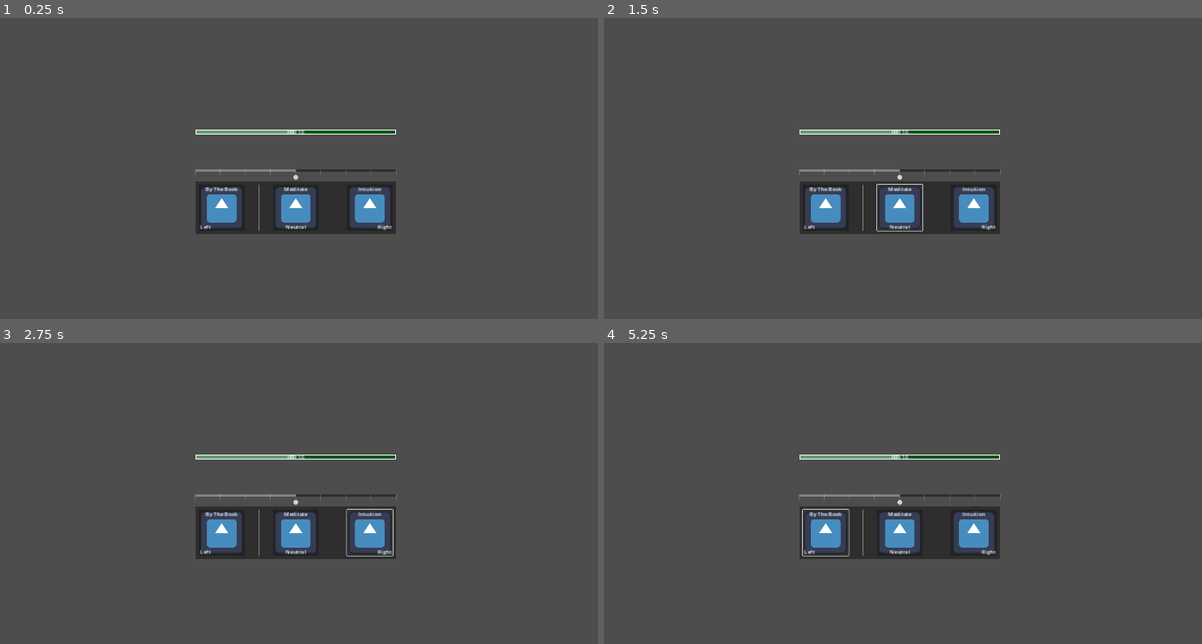
Above: before the commit, frames 1-4 (two rows, left to right).
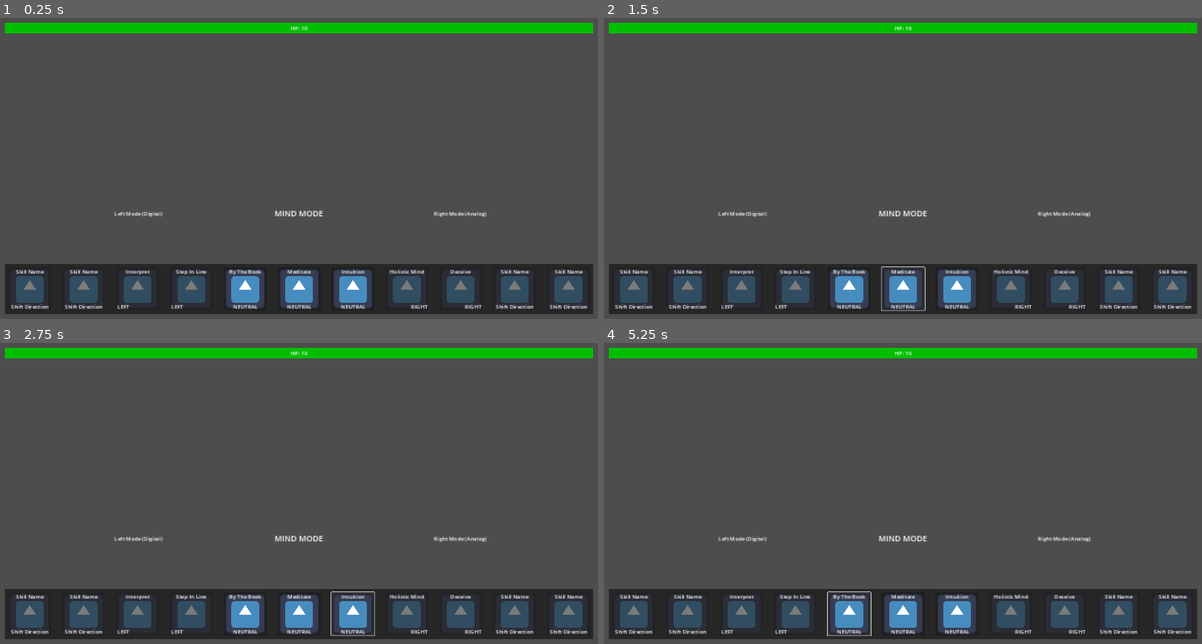
Above: after the commit, the same moments.

Repository: parallax-rat/Brainwave
Game: Godot game, scene res://Scenes/combat_test.tscn
The game is run twice, just before and just after one commit, with the same random seed, the same clock (stepped at 60 frames per second) and the same inputs. The engine's default icon, where the game draws it, is replaced by a stand-in: a white triangle on a blue panel in a dark square.
Inputs:
- Up to frame 1 (0.25 s): no input
- Up to frame 2 (1.5 s): click "By The Book" at 0.5 s; click "Meditate" at 1.25 s
- Up to frame 3 (2.75 s): click "Intuition" at 2 s
- Up to frame 4 (5.25 s): click "By The Book" at 2.75 s; click "Meditate" at 3.5 s; click "Intuition" at 4.25 s; click "By The Book" at 5 s

The runs differ from the first frame. In frame 1, 24% of the frame differs, in the area x 0-100%, y 1-99%; in frame 2, 24%; in frame 3, 24%; in frame 4, 24%.
Error before the commit: Parse Error: Expected indented block after function declaration. (res://Scripts/game.gd:8)

Commit message:
action bar prototype
expanded action bar to display all skills, converted left/right mode progress into their own bars, created linked node connections for disabling/enabling

Diff:
--- /dev/null
+++ b/Resources/Skills/Left/Interpret.tres
@@ -0,0 +1,14 @@
+[gd_resource type="Resource" script_class="Skill" load_steps=2 format=3 uid="uid://dhs5yjl57b5oe"]
+
+[ext_resource type="Script" path="res://Scripts/skill_resource.gd" id="1_cmohw"]
+
+[resource]
+script = ExtResource("1_cmohw")
+skill_name = "Interpret"
+description = ""
+bonus_effect = "For each skipped enemy turn, increase Logic Paradox's next damage dealt."
+skill_type = 0
+damage = 2
+healing = 0
+multiplier = 1.0
+linked_skills = Array[ExtResource("1_cmohw")]([])
--- a/Resources/Skills/Left/Step in Line.tres
+++ b/Resources/Skills/Left/Step in Line.tres
@@ -8,7 +8,7 @@
 description = ""
 bonus_effect = "If enemy has a debuff, add +1 to its duration, and skip their turn."
 skill_type = 0
-shift_value = 0
+shift_direction = 0
 damage = 1
 healing = 0
 multiplier = 0.0
--- a/Resources/Skills/Neutral/n_By The Book.tres
+++ b/Resources/Skills/Neutral/By The Book.tres
@@ -8,7 +8,6 @@
 description = "Utilize your left mode. Protects you from enemy debuffs for 1 turn."
 bonus_effect = "Reflect enemy debuffs back toward them for the next 2 turns."
 skill_type = 1
-shift_direction = 0
 damage = 1
 healing = 0
 multiplier = 0.0
--- a/Resources/Skills/Neutral/n_Intuition.tres
+++ b/Resources/Skills/Neutral/Intuition.tres
@@ -8,7 +8,6 @@
 description = "Utilize your right mode. Prevents the enemy from being buffed for 1 turn."
 bonus_effect = "Steal enemy buffs for the next 2 turns."
 skill_type = 1
-shift_direction = 2
 damage = 1
 healing = 0
 multiplier = 0.0
--- /dev/null
+++ b/Resources/Skills/Right/Deceive.tres
@@ -0,0 +1,14 @@
+[gd_resource type="Resource" script_class="Skill" load_steps=2 format=3 uid="uid://bsdmja76utqxs"]
+
+[ext_resource type="Script" path="res://Scripts/skill_resource.gd" id="1_uxtqk"]
+
+[resource]
+script = ExtResource("1_uxtqk")
+skill_name = "Deceive"
+description = ""
+bonus_effect = "For each buff expired, increase stats by x for 1 turn."
+skill_type = 2
+damage = 2
+healing = 0
+multiplier = 1.0
+linked_skills = Array[ExtResource("1_uxtqk")]([])
--- /dev/null
+++ b/Resources/Skills/Right/Holistic Mind.tres
@@ -0,0 +1,15 @@
+[gd_resource type="Resource" script_class="Skill" load_steps=2 format=3 uid="uid://pp2hhl653lk1"]
+
+[ext_resource type="Script" path="res://Scripts/skill_resource.gd" id="1_tyvoe"]
+
+[resource]
+script = ExtResource("1_tyvoe")
+skill_name = "Holistic Mind"
+description = ""
+bonus_effect = "Increase buff status +1 turn"
+skill_type = 2
+shift_direction = 2
+damage = 1
+healing = 0
+multiplier = 1.0
+linked_skills = Array[ExtResource("1_tyvoe")]([])
--- a/Scenes/combat_test.tscn
+++ b/Scenes/combat_test.tscn
@@ -1,11 +1,15 @@
-[gd_scene load_steps=8 format=3 uid="uid://dgotg08v1neoe"]
+[gd_scene load_steps=17 format=3 uid="uid://dgotg08v1neoe"]
 
 [ext_resource type="Script" path="res://Scripts/game.gd" id="1_4yies"]
 [ext_resource type="Script" path="res://Scripts/player.gd" id="1_xuo7j"]
 [ext_resource type="PackedScene" uid="uid://7f812eakfokw" path="res://Scenes/skill_button.tscn" id="2_2yfi3"]
-[ext_resource type="Resource" uid="uid://b1rnhk2ui35hv" path="res://Resources/Skills/Neutral/n_By The Book.tres" id="3_q53be"]
-[ext_resource type="Resource" uid="uid://b5ckt4v7cid7j" path="res://Resources/Skills/Neutral/n_Meditate.tres" id="4_6bex3"]
-[ext_resource type="Resource" uid="uid://6u412qjwgcux" path="res://Resources/Skills/Neutral/n_Intuition.tres" id="5_78e0a"]
+[ext_resource type="Resource" uid="uid://dhs5yjl57b5oe" path="res://Resources/Skills/Left/Interpret.tres" id="4_gojse"]
+[ext_resource type="Resource" uid="uid://b1rnhk2ui35hv" path="res://Resources/Skills/Neutral/By The Book.tres" id="4_syuua"]
+[ext_resource type="Resource" uid="uid://c4ydkggb4vvjt" path="res://Resources/Skills/Left/Step in Line.tres" id="4_tmc7s"]
+[ext_resource type="Resource" uid="uid://b5ckt4v7cid7j" path="res://Resources/Skills/Neutral/Meditate.tres" id="5_wwlx2"]
+[ext_resource type="Resource" uid="uid://6u412qjwgcux" path="res://Resources/Skills/Neutral/Intuition.tres" id="6_ni2hc"]
+[ext_resource type="Resource" uid="uid://pp2hhl653lk1" path="res://Resources/Skills/Right/Holistic Mind.tres" id="8_yrrqf"]
+[ext_resource type="Resource" uid="uid://bsdmja76utqxs" path="res://Resources/Skills/Right/Deceive.tres" id="10_rh13u"]
 
 [sub_resource type="StyleBoxFlat" id="StyleBoxFlat_7mom1"]
 content_margin_left = 2.0
@@ -13,19 +17,30 @@
 content_margin_right = 2.0
 content_margin_bottom = 2.0
 bg_color = Color(0, 0.345098, 0.0980392, 1)
-border_width_left = 2
-border_width_top = 2
-border_width_right = 2
-border_width_bottom = 2
-border_color = Color(1, 1, 1, 1)
+
+[sub_resource type="StyleBoxFlat" id="StyleBoxFlat_tbkbm"]
+bg_color = Color(0, 0.74902, 0, 1)
+
+[sub_resource type="StyleBoxFlat" id="StyleBoxFlat_gikty"]
+draw_center = false
+
+[sub_resource type="StyleBoxFlat" id="StyleBoxFlat_7vqtm"]
+bg_color = Color(0.996078, 0.435294, 1, 0.372549)
+
+[sub_resource type="StyleBoxFlat" id="StyleBoxFlat_nomib"]
+bg_color = Color(1, 0.768627, 0.419608, 0.372549)
+
+[sub_resource type="StyleBoxFlat" id="StyleBoxFlat_7ktma"]
+bg_color = Color(0.152941, 0.152941, 0.152941, 1)
 
 [node name="CombatTest" type="Node2D"]
 script = ExtResource("1_4yies")
-player = null
-
-[node name="Player" type="Node" parent="."]
+
+[node name="Player" type="Node" parent="." node_paths=PackedStringArray("healthBar")]
 script = ExtResource("1_xuo7j")
 health = 10
+healthBar = NodePath("../GUI/CenterContainer/PlayerHealthBar")
+brain_wave = 4
 
 [node name="GUI" type="Control" parent="."]
 layout_mode = 3
@@ -37,36 +52,29 @@
 grow_horizontal = 2
 grow_vertical = 2
 
-[node name="MarginContainer" type="MarginContainer" parent="GUI"]
+[node name="CenterContainer" type="MarginContainer" parent="GUI"]
 layout_mode = 1
 anchors_preset = 15
 anchor_right = 1.0
 anchor_bottom = 1.0
-grow_horizontal = 2
-grow_vertical = 2
-theme_override_constants/margin_left = 300
-theme_override_constants/margin_top = 300
-theme_override_constants/margin_right = 300
-theme_override_constants/margin_bottom = 300
-
-[node name="VBoxContainer2" type="VBoxContainer" parent="GUI/MarginContainer"]
-layout_mode = 2
-size_flags_horizontal = 4
-size_flags_vertical = 4
-theme_override_constants/separation = 100
-alignment = 1
-
-[node name="HealthBar" type="ProgressBar" parent="GUI/MarginContainer/VBoxContainer2"]
-custom_minimum_size = Vector2(0, 14)
-layout_mode = 2
-size_flags_vertical = 3
+offset_left = 224.0
+offset_top = 64.0
+offset_right = -204.0
+offset_bottom = -144.0
+grow_horizontal = 2
+grow_vertical = 2
+
+[node name="PlayerHealthBar" type="ProgressBar" parent="GUI/CenterContainer"]
+custom_minimum_size = Vector2(0, 32)
+layout_mode = 2
 theme_override_styles/background = SubResource("StyleBoxFlat_7mom1")
+theme_override_styles/fill = SubResource("StyleBoxFlat_tbkbm")
 max_value = 10.0
 step = 1.0
-value = 5.0
+value = 10.0
 show_percentage = false
 
-[node name="HBoxContainer" type="HBoxContainer" parent="GUI/MarginContainer/VBoxContainer2/HealthBar"]
+[node name="HBoxContainer" type="HBoxContainer" parent="GUI/CenterContainer/PlayerHealthBar"]
 layout_mode = 1
 anchors_preset = 8
 anchor_left = 0.5
@@ -81,7 +89,7 @@
 grow_vertical = 2
 alignment = 1
 
-[node name="Label" type="Label" parent="GUI/MarginContainer/VBoxContainer2/HealthBar/HBoxContainer"]
+[node name="Label" type="Label" parent="GUI/CenterContainer/PlayerHealthBar/HBoxContainer"]
 layout_mode = 2
 size_flags_horizontal = 4
 text = "HP:
@@ -89,70 +97,227 @@
 horizontal_alignment = 1
 vertical_alignment = 1
 
-[node name="Label2" type="Label" parent="GUI/MarginContainer/VBoxContainer2/HealthBar/HBoxContainer"]
+[node name="Label2" type="Label" parent="GUI/CenterContainer/PlayerHealthBar/HBoxContainer"]
 layout_mode = 2
 size_flags_horizontal = 4
 text = "10"
 horizontal_alignment = 1
 vertical_alignment = 1
 
-[node name="VBoxContainer" type="VBoxContainer" parent="GUI/MarginContainer/VBoxContainer2"]
-layout_mode = 2
-size_flags_horizontal = 4
+[node name="VBoxContainer" type="VBoxContainer" parent="GUI/CenterContainer"]
+layout_mode = 2
+size_flags_vertical = 8
+theme_override_constants/separation = 0
+alignment = 1
+
+[node name="HBoxContainer" type="HBoxContainer" parent="GUI/CenterContainer/VBoxContainer"]
+custom_minimum_size = Vector2(0, 300)
+layout_mode = 2
+theme_override_constants/separation = 0
+
+[node name="LeftProgressBar" type="ProgressBar" parent="GUI/CenterContainer/VBoxContainer/HBoxContainer"]
+layout_mode = 2
+size_flags_horizontal = 3
+size_flags_vertical = 3
+theme_override_styles/background = SubResource("StyleBoxFlat_gikty")
+theme_override_styles/fill = SubResource("StyleBoxFlat_7vqtm")
+max_value = 4.0
+step = 1.0
+fill_mode = 3
+show_percentage = false
+
+[node name="Label" type="Label" parent="GUI/CenterContainer/VBoxContainer/HBoxContainer/LeftProgressBar"]
+layout_mode = 1
+anchors_preset = 14
+anchor_top = 0.5
+anchor_right = 1.0
+anchor_bottom = 0.5
+offset_top = -13.0
+offset_bottom = 13.0
+grow_horizontal = 2
+grow_vertical = 2
+text = "Left Mode (Digital)"
+horizontal_alignment = 1
+vertical_alignment = 1
+
+[node name="Control" type="Control" parent="GUI/CenterContainer/VBoxContainer/HBoxContainer"]
+custom_minimum_size = Vector2(164, 0)
+layout_mode = 2
+
+[node name="Label" type="Label" parent="GUI/CenterContainer/VBoxContainer/HBoxContainer/Control"]
+layout_mode = 1
+anchors_preset = 15
+anchor_right = 1.0
+anchor_bottom = 1.0
+grow_horizontal = 2
+grow_vertical = 2
+theme_override_font_sizes/font_size = 24
+text = "MIND MODE"
+horizontal_alignment = 1
+vertical_alignment = 1
+
+[node name="RightProgressBar" type="ProgressBar" parent="GUI/CenterContainer/VBoxContainer/HBoxContainer"]
+layout_mode = 2
+size_flags_horizontal = 3
+size_flags_vertical = 3
+theme_override_styles/background = SubResource("StyleBoxFlat_gikty")
+theme_override_styles/fill = SubResource("StyleBoxFlat_nomib")
+max_value = 4.0
+step = 1.0
+fill_mode = 3
+show_percentage = false
+
+[node name="Label2" type="Label" parent="GUI/CenterContainer/VBoxContainer/HBoxContainer/RightProgressBar"]
+layout_mode = 1
+anchors_preset = 14
+anchor_top = 0.5
+anchor_right = 1.0
+anchor_bottom = 0.5
+offset_top = -13.0
+offset_bottom = 13.0
+grow_horizontal = 2
+grow_vertical = 2
+text = "Right Mode (Analog)"
+horizontal_alignment = 1
+vertical_alignment = 1
+
+[node name="PanelContainer" type="PanelContainer" parent="GUI/CenterContainer/VBoxContainer"]
+layout_mode = 2
+theme_override_styles/panel = SubResource("StyleBoxFlat_7ktma")
+
+[node name="MarginContainer" type="MarginContainer" parent="GUI/CenterContainer/VBoxContainer/PanelContainer"]
+layout_mode = 2
 size_flags_vertical = 4
-theme_override_constants/separation = 24
-alignment = 1
-
-[node name="MindWaveBar" type="HSlider" parent="GUI/MarginContainer/VBoxContainer2/VBoxContainer"]
-custom_minimum_size = Vector2(0, 14)
-layout_direction = 2
-layout_mode = 2
-size_flags_vertical = 4
-tooltip_text = "Current wave frequency."
-theme_override_constants/center_grabber = 1
-theme_override_constants/grabber_offset = 20
-min_value = -4.0
-max_value = 4.0
-tick_count = 9
-ticks_on_borders = true
-
-[node name="PanelContainer" type="PanelContainer" parent="GUI/MarginContainer/VBoxContainer2/VBoxContainer"]
-layout_mode = 2
-
-[node name="MarginContainer" type="MarginContainer" parent="GUI/MarginContainer/VBoxContainer2/VBoxContainer/PanelContainer"]
-layout_mode = 2
 theme_override_constants/margin_left = 10
 theme_override_constants/margin_top = 10
 theme_override_constants/margin_right = 10
 theme_override_constants/margin_bottom = 10
 
-[node name="ActionBar" type="HBoxContainer" parent="GUI/MarginContainer/VBoxContainer2/VBoxContainer/PanelContainer/MarginContainer"]
-layout_mode = 2
-size_flags_horizontal = 4
-size_flags_vertical = 8
-theme_override_constants/separation = 40
-alignment = 1
-
-[node name="Skill1" parent="GUI/MarginContainer/VBoxContainer2/VBoxContainer/PanelContainer/MarginContainer/ActionBar" instance=ExtResource("2_2yfi3")]
-layout_mode = 2
-focus_neighbor_right = NodePath("../Skill2")
-focus_next = NodePath("../Skill2")
-skill = ExtResource("3_q53be")
-
-[node name="VSeparator" type="VSeparator" parent="GUI/MarginContainer/VBoxContainer2/VBoxContainer/PanelContainer/MarginContainer/ActionBar"]
-layout_mode = 2
-
-[node name="Skill2" parent="GUI/MarginContainer/VBoxContainer2/VBoxContainer/PanelContainer/MarginContainer/ActionBar" instance=ExtResource("2_2yfi3")]
-layout_mode = 2
-focus_neighbor_left = NodePath("../Skill1")
-focus_neighbor_right = NodePath("../Skill3")
-focus_next = NodePath("../Skill3")
-focus_previous = NodePath("../Skill1")
-skill = ExtResource("4_6bex3")
-
-[node name="VSeparator2" type="VSeparator" parent="GUI/MarginContainer/VBoxContainer2/VBoxContainer/PanelContainer/MarginContainer/ActionBar"]
-layout_mode = 2
-
-[node name="Skill3" parent="GUI/MarginContainer/VBoxContainer2/VBoxContainer/PanelContainer/MarginContainer/ActionBar" instance=ExtResource("2_2yfi3")]
-layout_mode = 2
-skill = ExtResource("5_78e0a")
+[node name="HBoxContainer" type="HBoxContainer" parent="GUI/CenterContainer/VBoxContainer/PanelContainer/MarginContainer"]
+layout_mode = 2
+theme_override_constants/separation = 32
+alignment = 1
+
+[node name="LeftActionBar" type="HBoxContainer" parent="GUI/CenterContainer/VBoxContainer/PanelContainer/MarginContainer/HBoxContainer"]
+layout_mode = 2
+size_flags_horizontal = 10
+theme_override_constants/separation = 32
+alignment = 1
+
+[node name="Left4" parent="GUI/CenterContainer/VBoxContainer/PanelContainer/MarginContainer/HBoxContainer/LeftActionBar" instance=ExtResource("2_2yfi3")]
+layout_mode = 2
+disabled = true
+
+[node name="Left3" parent="GUI/CenterContainer/VBoxContainer/PanelContainer/MarginContainer/HBoxContainer/LeftActionBar" instance=ExtResource("2_2yfi3")]
+layout_mode = 2
+size_flags_horizontal = 10
+focus_neighbor_left = NodePath("../Interpret")
+focus_neighbor_right = NodePath("../Left4")
+focus_next = NodePath("../Left4")
+focus_previous = NodePath("../Interpret")
+disabled = true
+
+[node name="Interpret" parent="GUI/CenterContainer/VBoxContainer/PanelContainer/MarginContainer/HBoxContainer/LeftActionBar" instance=ExtResource("2_2yfi3")]
+layout_mode = 2
+size_flags_horizontal = 10
+focus_neighbor_right = NodePath("../Left3")
+focus_next = NodePath("../Left3")
+disabled = true
+skill = ExtResource("4_gojse")
+
+[node name="NeutralActionBar" type="HBoxContainer" parent="GUI/CenterContainer/VBoxContainer/PanelContainer/MarginContainer/HBoxContainer"]
+layout_mode = 2
+size_flags_horizontal = 6
+theme_override_constants/separation = 32
+alignment = 1
+
+[node name="Step In Line" parent="GUI/CenterContainer/VBoxContainer/PanelContainer/MarginContainer/HBoxContainer/NeutralActionBar" node_paths=PackedStringArray("enable_skill", "name_label", "shift_label") instance=ExtResource("2_2yfi3")]
+layout_mode = 2
+size_flags_horizontal = 1
+size_flags_vertical = 1
+focus_neighbor_right = NodePath("../Meditate")
+focus_next = NodePath("../Meditate")
+disabled = true
+skill = ExtResource("4_tmc7s")
+enable_skill = NodePath("../../LeftActionBar/Interpret")
+name_label = NodePath("../../LeftActionBar/Interpret/Name")
+shift_label = NodePath("../../LeftActionBar/Interpret/MarginContainer/ShiftDirectionLabel")
+
+[node name="By The Book" parent="GUI/CenterContainer/VBoxContainer/PanelContainer/MarginContainer/HBoxContainer/NeutralActionBar" node_paths=PackedStringArray("enable_skill", "disable_skill", "name_label", "shift_label") instance=ExtResource("2_2yfi3")]
+layout_mode = 2
+size_flags_horizontal = 1
+size_flags_vertical = 1
+focus_neighbor_right = NodePath("../Meditate")
+focus_next = NodePath("../Meditate")
+skill = ExtResource("4_syuua")
+enable_skill = NodePath("../Step In Line")
+disable_skill = NodePath("../Intuition")
+name_label = NodePath("../../LeftActionBar/Interpret/Name")
+shift_label = NodePath("../../LeftActionBar/Interpret/MarginContainer/ShiftDirectionLabel")
+
+[node name="Meditate" parent="GUI/CenterContainer/VBoxContainer/PanelContainer/MarginContainer/HBoxContainer/NeutralActionBar" node_paths=PackedStringArray("name_label", "shift_label") instance=ExtResource("2_2yfi3")]
+layout_mode = 2
+size_flags_horizontal = 1
+size_flags_vertical = 1
+focus_neighbor_left = NodePath("../By The Book")
+focus_neighbor_right = NodePath("../Intuition")
+focus_next = NodePath("../Intuition")
+focus_previous = NodePath("../By The Book")
+skill = ExtResource("5_wwlx2")
+name_label = NodePath("../../LeftActionBar/Left3/Name")
+shift_label = NodePath("../../LeftActionBar/Left3/MarginContainer/ShiftDirectionLabel")
+
+[node name="Intuition" parent="GUI/CenterContainer/VBoxContainer/PanelContainer/MarginContainer/HBoxContainer/NeutralActionBar" node_paths=PackedStringArray("name_label", "shift_label") instance=ExtResource("2_2yfi3")]
+layout_mode = 2
+size_flags_horizontal = 1
+size_flags_vertical = 1
+skill = ExtResource("6_ni2hc")
+name_label = NodePath("../../LeftActionBar/Left4/Name")
+shift_label = NodePath("../../LeftActionBar/Left4/MarginContainer/ShiftDirectionLabel")
+
+[node name="Holistic Mind" parent="GUI/CenterContainer/VBoxContainer/PanelContainer/MarginContainer/HBoxContainer/NeutralActionBar" node_paths=PackedStringArray("name_label", "shift_label") instance=ExtResource("2_2yfi3")]
+layout_mode = 2
+size_flags_horizontal = 1
+size_flags_vertical = 1
+disabled = true
+skill = ExtResource("8_yrrqf")
+name_label = NodePath("../../LeftActionBar/Left4/Name")
+shift_label = NodePath("../../LeftActionBar/Left4/MarginContainer/ShiftDirectionLabel")
+
+[node name="RightActionBar" type="HBoxContainer" parent="GUI/CenterContainer/VBoxContainer/PanelContainer/MarginContainer/HBoxContainer"]
+layout_mode = 2
+size_flags_horizontal = 2
+theme_override_constants/separation = 32
+alignment = 1
+
+[node name="Deceive" parent="GUI/CenterContainer/VBoxContainer/PanelContainer/MarginContainer/HBoxContainer/RightActionBar" node_paths=PackedStringArray("name_label", "shift_label") instance=ExtResource("2_2yfi3")]
+layout_mode = 2
+size_flags_horizontal = 2
+focus_neighbor_right = NodePath("../Right3")
+focus_next = NodePath("../Right3")
+disabled = true
+skill = ExtResource("10_rh13u")
+name_label = NodePath("../../LeftActionBar/Interpret/Name")
+shift_label = NodePath("../../LeftActionBar/Interpret/MarginContainer/ShiftDirectionLabel")
+
+[node name="Right3" parent="GUI/CenterContainer/VBoxContainer/PanelContainer/MarginContainer/HBoxContainer/RightActionBar" node_paths=PackedStringArray("name_label", "shift_label") instance=ExtResource("2_2yfi3")]
+layout_mode = 2
+size_flags_horizontal = 2
+size_flags_vertical = 1
+focus_neighbor_left = NodePath("../Deceive")
+focus_neighbor_right = NodePath("../Right4")
+focus_next = NodePath("../Right4")
+focus_previous = NodePath("../Deceive")
+disabled = true
+name_label = NodePath("../../LeftActionBar/Left3/Name")
+shift_label = NodePath("../../LeftActionBar/Left3/MarginContainer/ShiftDirectionLabel")
+
+[node name="Right4" parent="GUI/CenterContainer/VBoxContainer/PanelContainer/MarginContainer/HBoxContainer/RightActionBar" node_paths=PackedStringArray("name_label", "shift_label") instance=ExtResource("2_2yfi3")]
+layout_mode = 2
+size_flags_horizontal = 2
+size_flags_vertical = 1
+disabled = true
+name_label = NodePath("../../LeftActionBar/Left4/Name")
+shift_label = NodePath("../../LeftActionBar/Left4/MarginContainer/ShiftDirectionLabel")
+
+[connection signal="pressed" from="GUI/CenterContainer/VBoxContainer/PanelContainer/MarginContainer/HBoxContainer/NeutralActionBar/By The Book" to="GUI/CenterContainer/VBoxContainer/PanelContainer/MarginContainer/HBoxContainer/NeutralActionBar/By The Book" method="_on_pressed"]
--- a/Scenes/skill_button.tscn
+++ b/Scenes/skill_button.tscn
@@ -3,14 +3,16 @@
 [ext_resource type="Texture2D" uid="uid://dcwcwy1ckkdoh" path="res://icon.svg" id="1_16ftu"]
 [ext_resource type="Script" path="res://Scripts/skill_button.gd" id="2_utbrm"]
 
-[node name="Button" type="Button" node_paths=PackedStringArray("name_label", "shift_label")]
+[node name="Button" type="Button" node_paths=PackedStringArray("name_label", "shift_label") groups=["SkillButtons"]]
+custom_minimum_size = Vector2(128, 128)
 offset_right = 128.0
 offset_bottom = 128.0
-size_flags_horizontal = 6
+size_flags_horizontal = 3
 size_flags_vertical = 6
 mouse_default_cursor_shape = 2
 icon = ExtResource("1_16ftu")
 icon_alignment = 1
+expand_icon = true
 script = ExtResource("2_utbrm")
 name_label = NodePath("Name")
 shift_label = NodePath("MarginContainer/ShiftDirectionLabel")
@@ -29,7 +31,7 @@
 layout_mode = 2
 size_flags_horizontal = 3
 size_flags_vertical = 8
-text = "Neutral"
+text = "Shift Direction"
 horizontal_alignment = 1
 vertical_alignment = 2
 
--- a/Scripts/game.gd
+++ b/Scripts/game.gd
@@ -1,8 +1,6 @@
 extends Node
 
-var turn_number = 1
 @export var player : Node
-
-enum STATES {TURN_BEGIN, TURN_END}
-
-func _ready():
+@export var actionBar : Node
+@export var mindWaveBar : Node
+var skills
--- a/Scripts/player.gd
+++ b/Scripts/player.gd
@@ -6,4 +6,10 @@
 	RIGHT_1, RIGHT_2, RIGHT_3, RIGHT_4}
 
 @export var health : int
+@export var healthBar : Node
 @export var brain_wave : BrainWaves
+var active_skills = {}
+
+func _ready():
+	brain_wave = BrainWaves.NEUTRAL
+	healthBar.value = health
--- a/Scripts/skill_button.gd
+++ b/Scripts/skill_button.gd
@@ -1,8 +1,5 @@
+class_name SkillButton
 extends Button
-
-const LEFT = "Left"
-const NEUTRAL = "Neutral"
-const RIGHT = "Right"
 
 @export var skill : Skill:
 	get:
@@ -14,18 +11,22 @@
 		else:
 			push_error("Cannot assign the non-skill: " + str(new_skill) + " to this location.")
 
+@export var enable_skill : SkillButton
+@export var disable_skill : SkillButton
 @export_group("Display")
 @export var name_label : Label
 @export var shift_label : Label
 
+
 var description : String
 var bonus_effect: String
-
-func _ready():
-	update_skill_data()
 
 func update_skill_data():
 	name_label.text = skill.skill_name
 	tooltip_text = skill.get_description()
 	shift_label.text = skill.get_shift_direction()[0]
 	shift_label.horizontal_alignment = skill.get_shift_direction()[1]
+
+
+func _on_pressed():
+	pass # Replace with function body.
--- a/Scripts/skill_resource.gd
+++ b/Scripts/skill_resource.gd
@@ -1,19 +1,17 @@
 class_name Skill
 extends Resource
+
+enum SkillType {LEFT, NEUTRAL, RIGHT}
 
 const DAMAGE = "[d]"
 const HEALING = "[h]"
 const MULTIPLIER = "[m]"
-
-enum WaveTypes {Left, Neutral, Right}
-
 @export var skill_name : String
 @export var skill_icon : Texture2D
 @export_group("Display Info")
 @export_multiline var description : String
 @export_multiline var bonus_effect: String
-@export var skill_type : WaveTypes
-@export var shift_direction : WaveTypes
+@export var skill_type : SkillType
 @export var damage : int
 @export var healing : int
 @export var multiplier : float = 1
@@ -26,7 +24,7 @@
 	return bonus_effect.format({DAMAGE: str(damage),HEALING: str(healing), MULTIPLIER: str(multiplier)})
 
 func get_shift_direction():
-	return [str(WaveTypes.keys()[shift_direction]),shift_direction]
+	return [str(SkillType.keys()[skill_type]),skill_type]
 
 func get_damage() -> int:
 	return (damage * multiplier)
--- /dev/null
+++ b/global.gd
@@ -0,0 +1,5 @@
+extends Node
+
+const LEFT = ["Left",0]
+const NEUTRAL = ["Neutral",1]
+const RIGHT = ["Right",2]
--- a/project.godot
+++ b/project.godot
@@ -13,7 +13,11 @@
 config/name="Brainwave"
 run/main_scene="res://Scenes/combat_test.tscn"
 config/features=PackedStringArray("4.1", "Forward Plus")
-config/icon="res://icon.svg"
+config/icon="res://Sprites/brain (2).svg"
+
+[autoload]
+
+Global="*res://global.gd"
 
 [display]
 
Not shown: 2 places in Resources/Skills/Neutral/Meditate.tres that only renumber resources
Not shown, added: Scenes/comA.tmp
